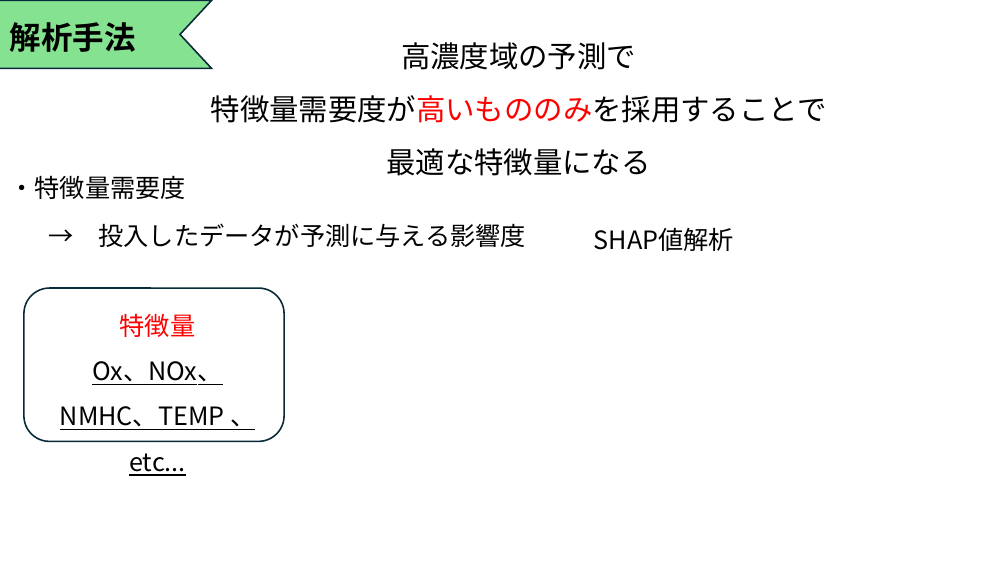
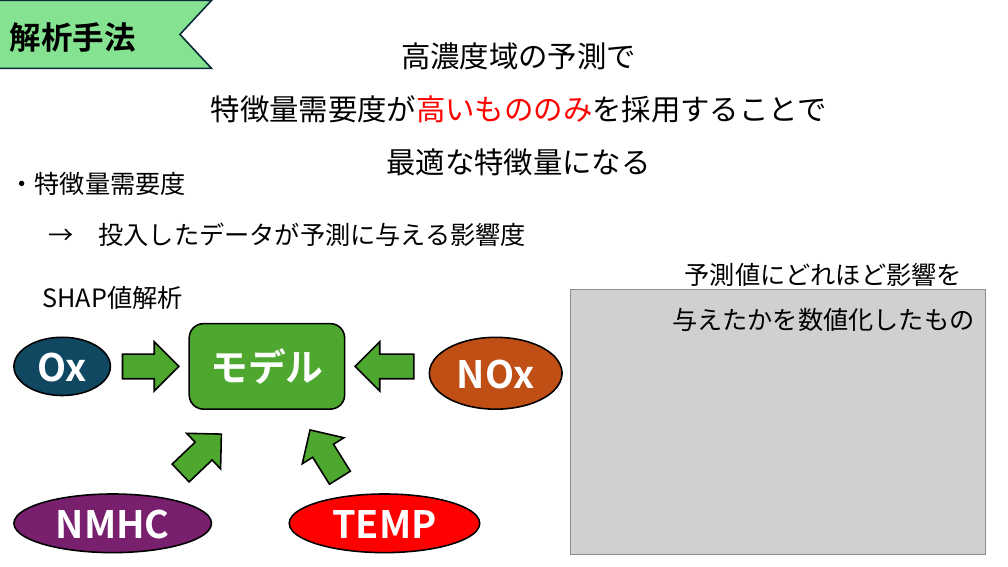
Before and after one commit to Tatsuki0623/lab, a slide deck: slide 5 of out_data/21T7-008.pptx. Drawn at 1008x567 pixels with LibreOffice and Linux fonts; fonts in the diff are those of the drawing; grey boxes stand for pictures. Boxes give left, top, right and bottom in pixels: in the first picture for what was removed or moved away, otherwise in the second. Text is boxed around its words. In the diff, an @@ line names an element or a change of style, - is before the commit and + after.

```diff
--- a/out_data/21T7-008.pptx
+++ b/out_data/21T7-008.pptx
@@ text "・特徴量需要度": place and size @@
-text "・特徴量需要度" at (10,175,186,199)
+text "・特徴量需要度" at (10,171,186,195)
@@ text "SHAP値解析": place and size @@
-text "SHAP値解析" at (594,227,734,251)
+text "SHAP値解析" at (43,285,183,309)
@@ text added at (672,262,974,331), 24 pt, text #000000 @@
+予測値にどれほど影響を
+与えたかを数値化したもの
@@ rounded rectangle removed at (24,288,284,442) @@
@@ picture added at (571,290,985,554) @@
@@ text removed at (60,313,255,430) @@
-特徴量
-Ox、NOx、NMHC、TEMP 、etc...
@@ rounded rectangle added at (189,324,345,409), fill #4EA72E, outline #000000 1.5 pt, 36 pt, text #FFFFFF, bold @@
+モデル
@@ ellipse added at (14,337,110,395), fill #104862, outline #000000 1.5 pt, 36 pt, text #FFFFFF, bold @@
+Ox
@@ down arrow added at (123,342,179,391), fill #4EA72E, outline #000000 1.5 pt @@
@@ down arrow added at (355,342,414,391), fill #4EA72E, outline #000000 1.5 pt @@
@@ ellipse added at (430,337,563,409), fill #C04F15, outline #000000 1.5 pt, 36 pt, text #FFFFFF, bold @@
+NOx
@@ down arrow added at (163,417,238,491), fill #4EA72E, outline #000000 1.5 pt @@
@@ down arrow added at (289,417,361,491), fill #4EA72E, outline #000000 1.5 pt @@
@@ ellipse added at (14,494,211,553), fill #78206E, outline #000000 1.5 pt, 36 pt, text #FFFFFF, bold @@
+NMHC
@@ ellipse added at (290,494,480,553), fill #FF0000, outline #000000 1.5 pt, 36 pt, text #FFFFFF, bold @@
+TEMP
```
Also in this commit, not shown: 10 other slides changed, 3 slides added.
